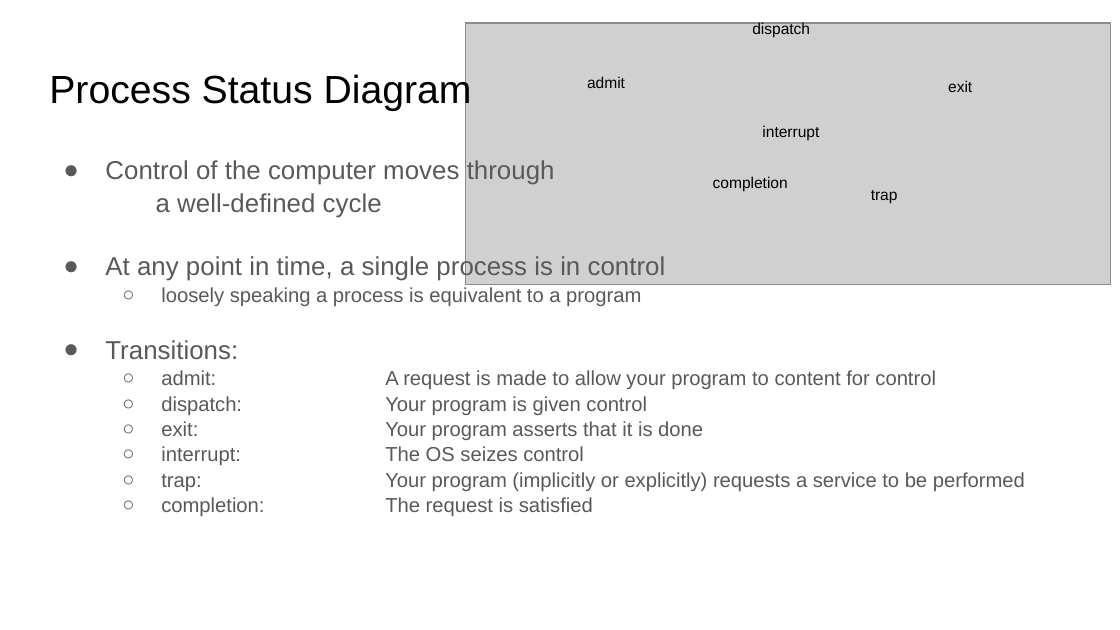
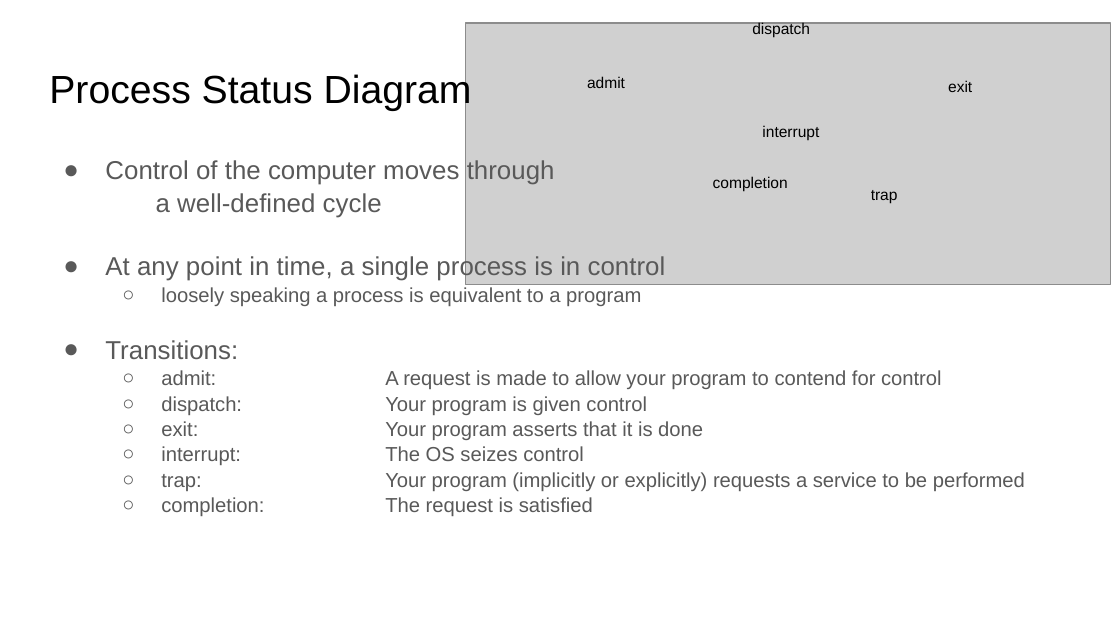
Before and after one commit to COMP122/comp122-s23, a slide deck: slide 2 of models-comp-comm/documents/process.pptx. Drawn at 1120x630 pixels with LibreOffice and Linux fonts; fonts in the diff are those of the drawing; grey boxes stand for pictures. Boxes give left, top, right and bottom in pixels: in the first picture for what was removed or moved away, otherwise in the second. Text is boxed around its words. In the diff, an @@ line names an element or a change of style, - is before the commit and + after.

```diff
--- a/models-comp-comm/documents/process.pptx
+++ b/models-comp-comm/documents/process.pptx
@@ text at <box>161,370,942,389</box>: text changed @@
-  ○ admit: A request is made to allow your program to content for control
+  ○ admit: A request is made to allow your program to contend for control
```
Also in this commit, not shown: 1 other slide changed, 1 other file.
